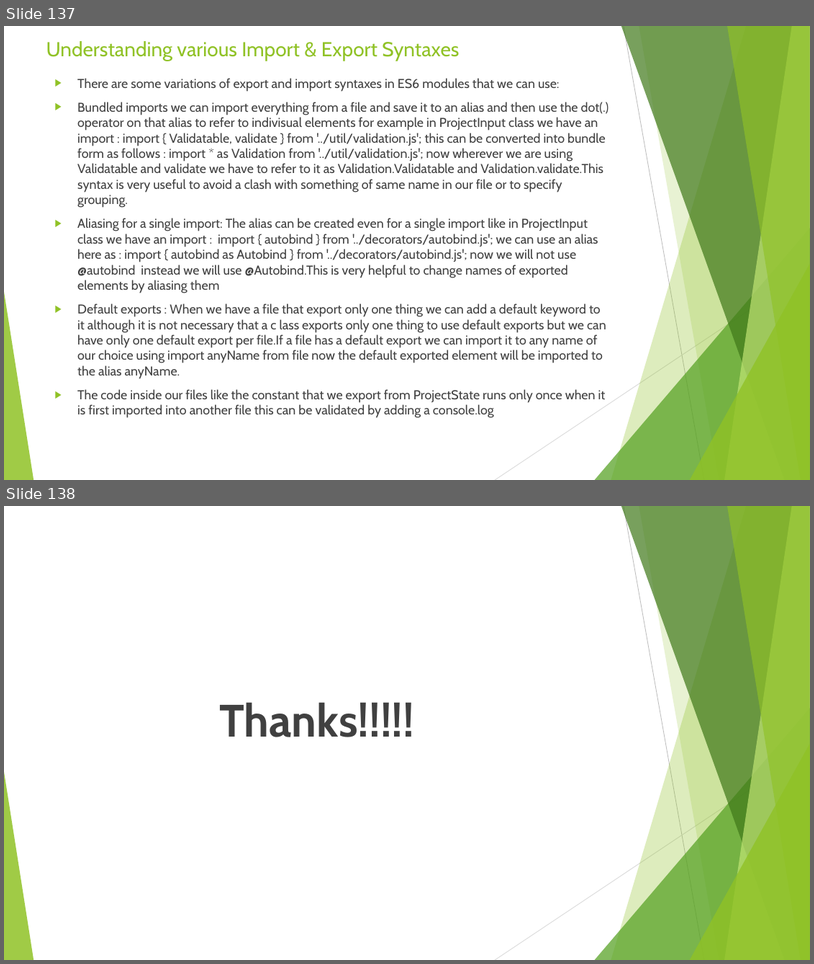
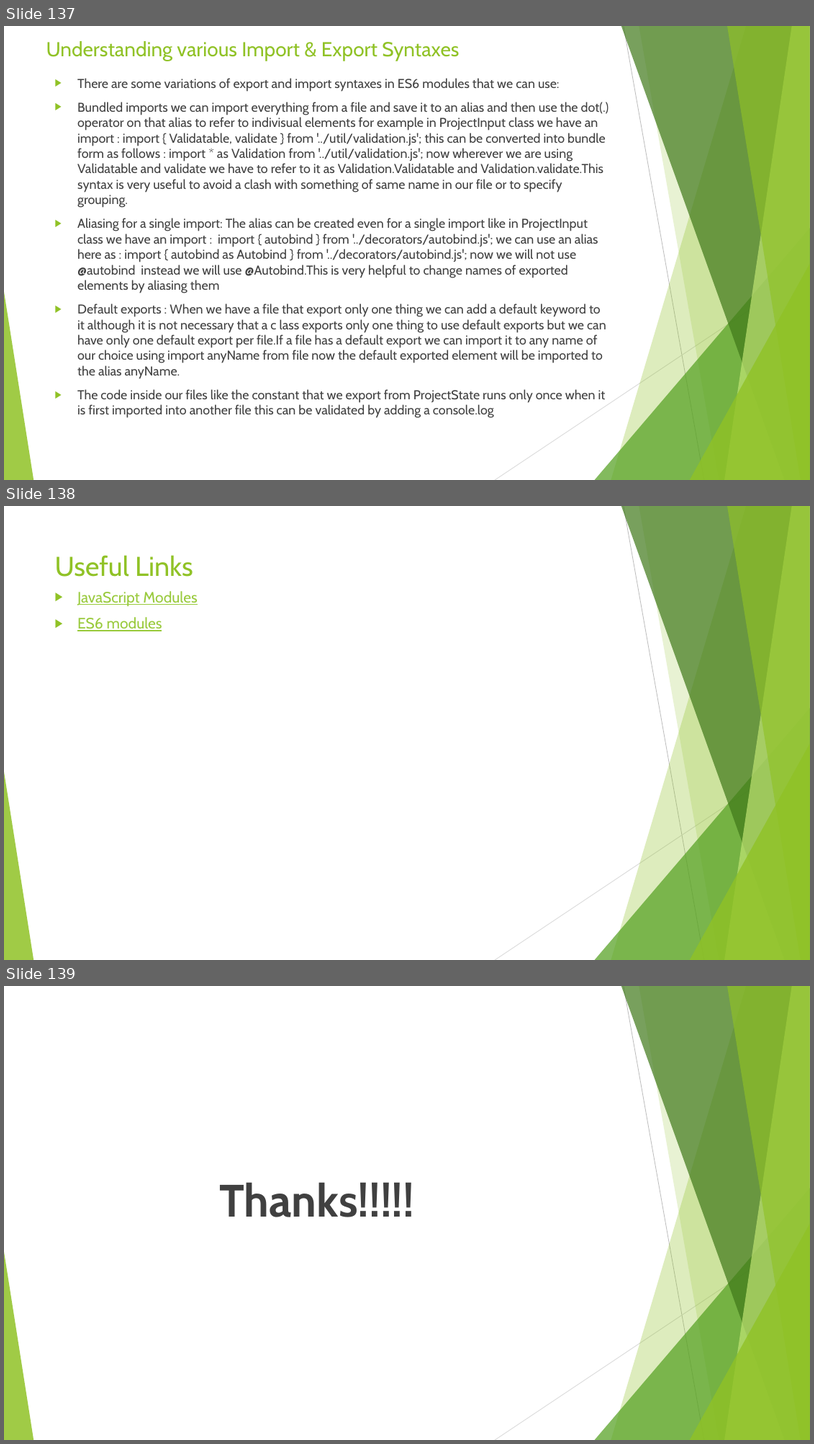
Before and after one commit to rudhrainfogain/TypeScript, a slide deck: PPT/TypeScriptv10.pptx. Shown one above the other, each under a label of ours: slides 137 and 138 before the commit, slides 137, 138 and 139 after it. The pictures are 814x964 and 814x1444 pixels, drawn with LibreOffice and Linux fonts; fonts in the diff are those of the drawing. Boxes give left, top, right and bottom in pixels: in the first picture for what was removed or moved away, otherwise in the second. Text is boxed around its words. In the diff, an @@ line names an element or a change of style, - is before the commit and + after.

Commit message:
modules and Namespaces Completed

```diff
--- a/PPT/TypeScriptv10.pptx
+++ b/PPT/TypeScriptv10.pptx
@@ slide 138 added at bbox=[4, 506, 810, 960], background #FFFFFF; not listed: 10 template elements that a slide beside it also shows @@
@@ title added at bbox=[55, 555, 193, 577], 32.4 pt, text #90C226 @@
+Useful Links
@@ text added at bbox=[77, 591, 197, 631], 18 pt, text #99CA3C, underline @@
+▶ JavaScript Modules
+▶ ES6 modules
@@ what was slide 138 is now slide 139 @@
```
